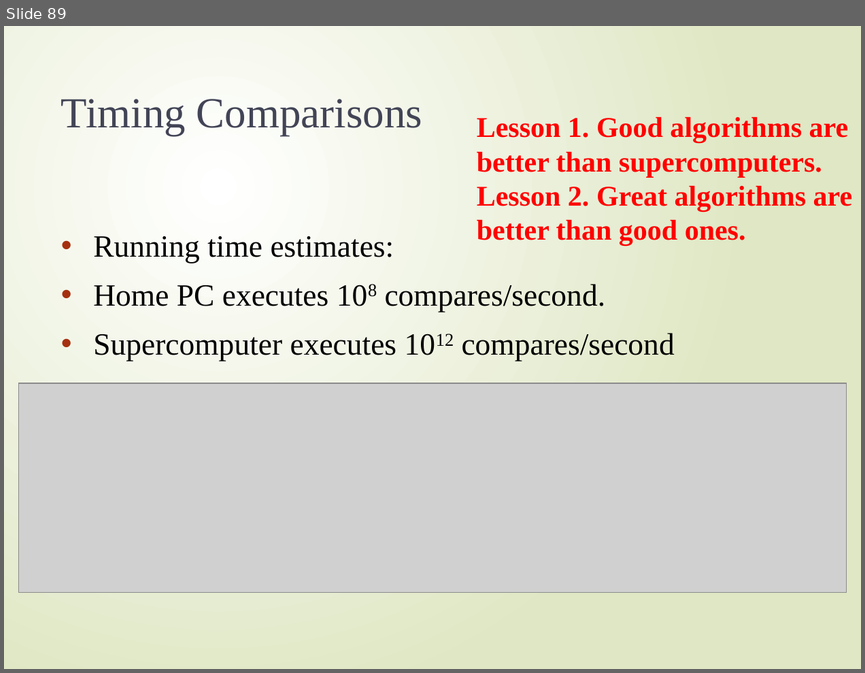
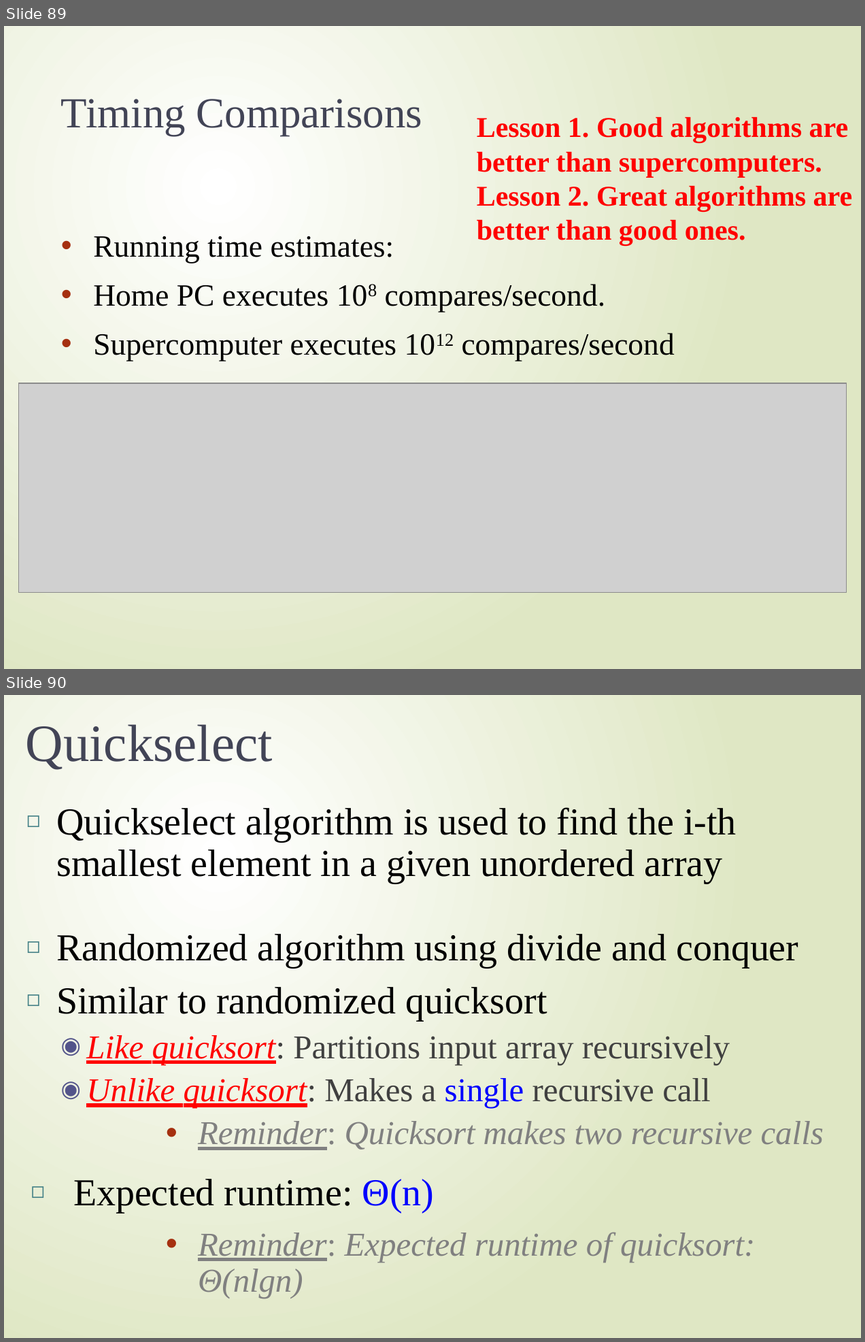
Before and after one commit to FurkanGozukara/CSE214_2018, a slide deck: Lecture Slides/05-Quicksort.pptx. Shown one above the other, each under a label of ours: slide 89 before the commit, slides 89 and 90 after it. The pictures are 865x673 and 865x1342 pixels, drawn with LibreOffice and Linux fonts; fonts in the diff are those of the drawing; grey boxes stand for pictures. Boxes give left, top, right and bottom in pixels: in the first picture for what was removed or moved away, otherwise in the second. Text is boxed around its words. In the diff, an @@ line names an element or a change of style, - is before the commit and + after.

```diff
--- a/Lecture Slides/05-Quicksort.pptx
+++ b/Lecture Slides/05-Quicksort.pptx
@@ slide 90 added at [4,695,861,1338], background gradient #FFFFFF to #DFE8C4 @@
@@ title added at [26,724,273,770], 44 pt, text #424456 @@
+Quickselect
@@ text added at [56,807,823,1298], 28 pt, text #000000 @@
+◻ Quickselect algorithm is used to find the i-th smallest element in a given unordered array
+◻ Randomized algorithm using divide and conquer
+◻ Similar to randomized quicksort
+  ◉ Like quicksort: Partitions input array recursively
+  ◉ Unlike quicksort: Makes a single recursive call
+• Reminder: Quicksort makes two recursive calls
+◻ Expected runtime: Θ(n)
+• Reminder: Expected runtime of quicksort: Θ(nlgn)
```
Also in this commit, not shown: 6 other slides added, 1 other file.
